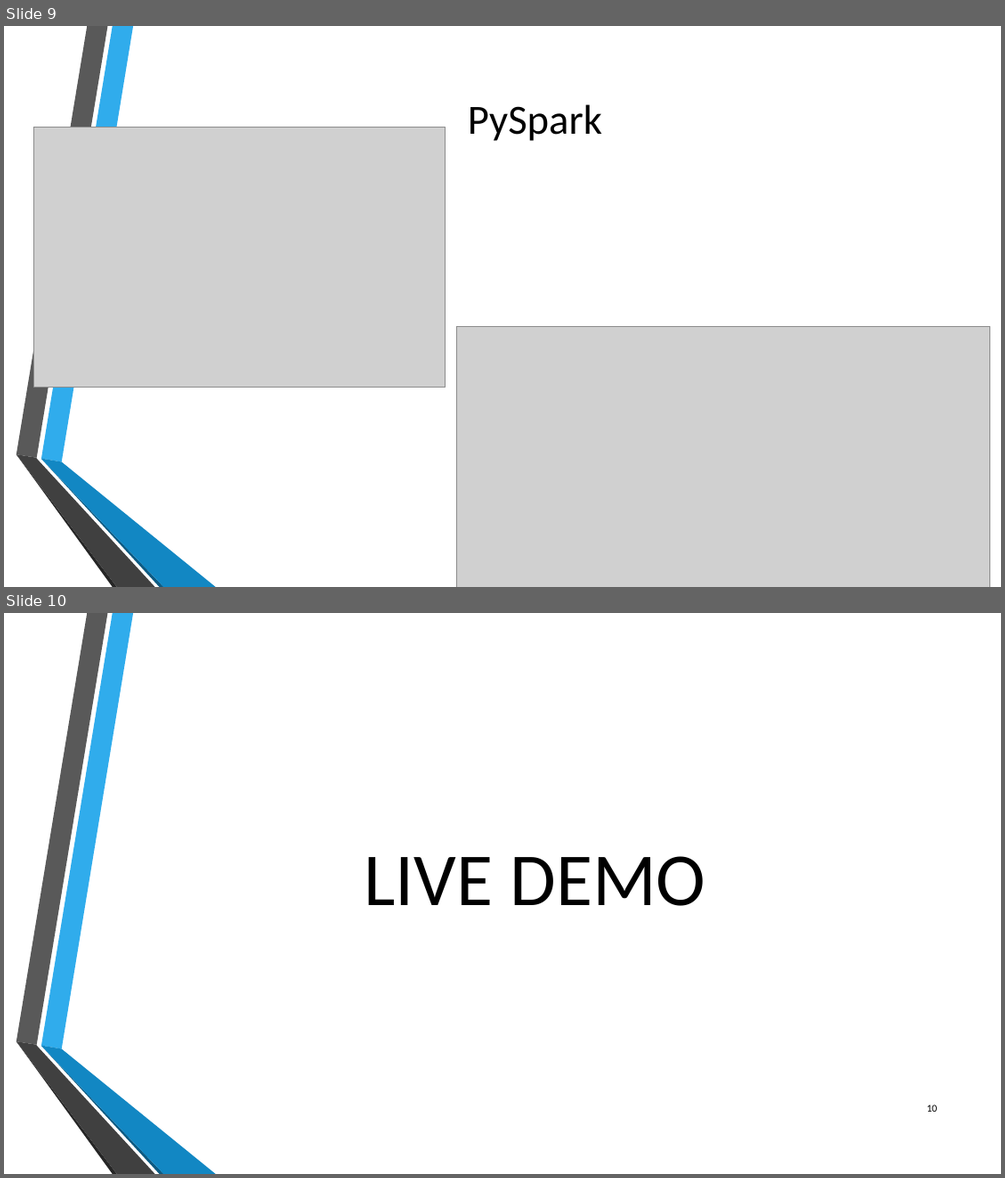
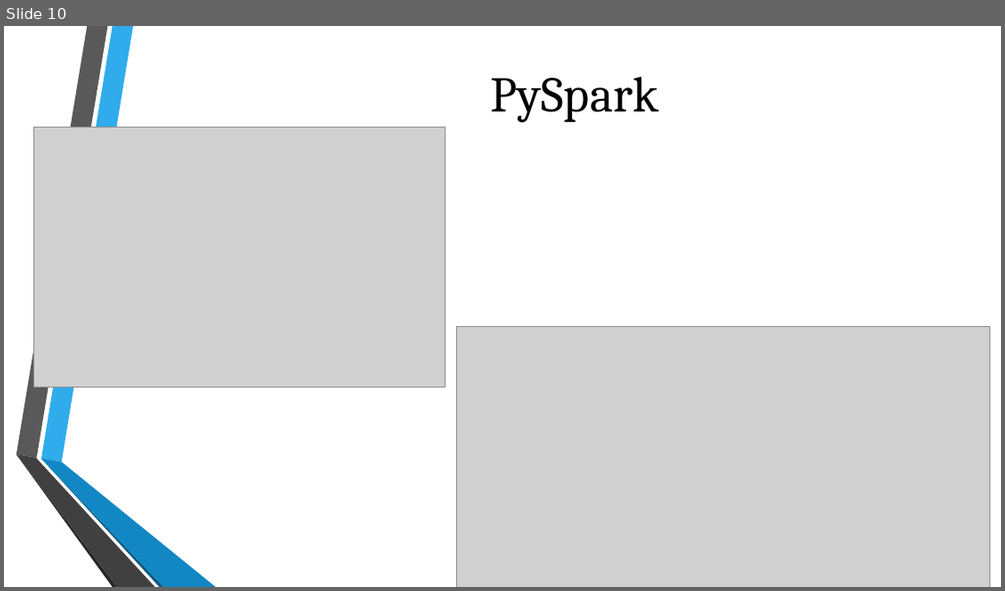
Before and after one commit to Priyaa84/DSE6300_Project, a slide deck: DSE 6300- Project Presentation.pptx. Shown one above the other, each under a label of ours: slides 9 and 10 before the commit, slide 10 after it. The pictures are 1005x1178 and 1005x591 pixels, drawn with LibreOffice and Linux fonts; fonts in the diff are those of the drawing; grey boxes stand for pictures; background and template pictures are left out. Boxes give left, top, right and bottom in pixels: in the first picture for what was removed or moved away, otherwise in the second. Text is boxed around its words. In the diff, an @@ line names an element or a change of style, - is before the commit and + after.

Commit message:
Formatting changes and updates

```diff
--- a/DSE 6300- Project Presentation.pptx
+++ b/DSE 6300- Project Presentation.pptx
@@ slide 10 removed at bbox=[4, 613, 1001, 1174], background picture (left out); not listed: 6 template elements that a slide beside it also shows @@
@@ title removed at bbox=[364, 856, 705, 906] @@
-LIVE DEMO
@@ page number removed at bbox=[927, 1104, 938, 1111] @@
-10
@@ what was slide 9 is now slide 10 @@
@@ slide 10 changed as well @@
@@ title "PySpark": place and size @@
-title "PySpark" at bbox=[468, 104, 602, 141]
+title "PySpark" at bbox=[491, 77, 659, 122]
@@ title "PySpark" at bbox=[491, 77, 659, 122]: size 40 to 48 pt, font Calibri to Cambria @@
```
Also in this commit, not shown: 13 other slides changed, 2 slides added.
